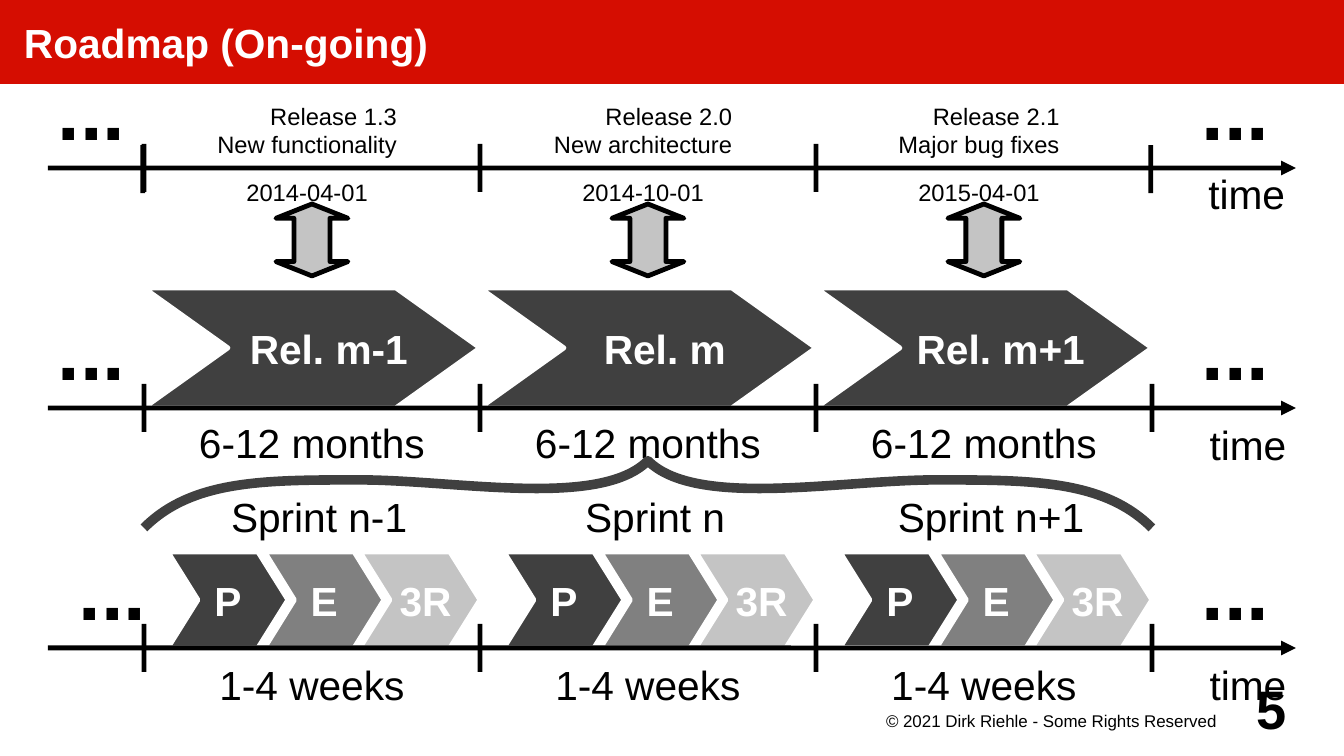
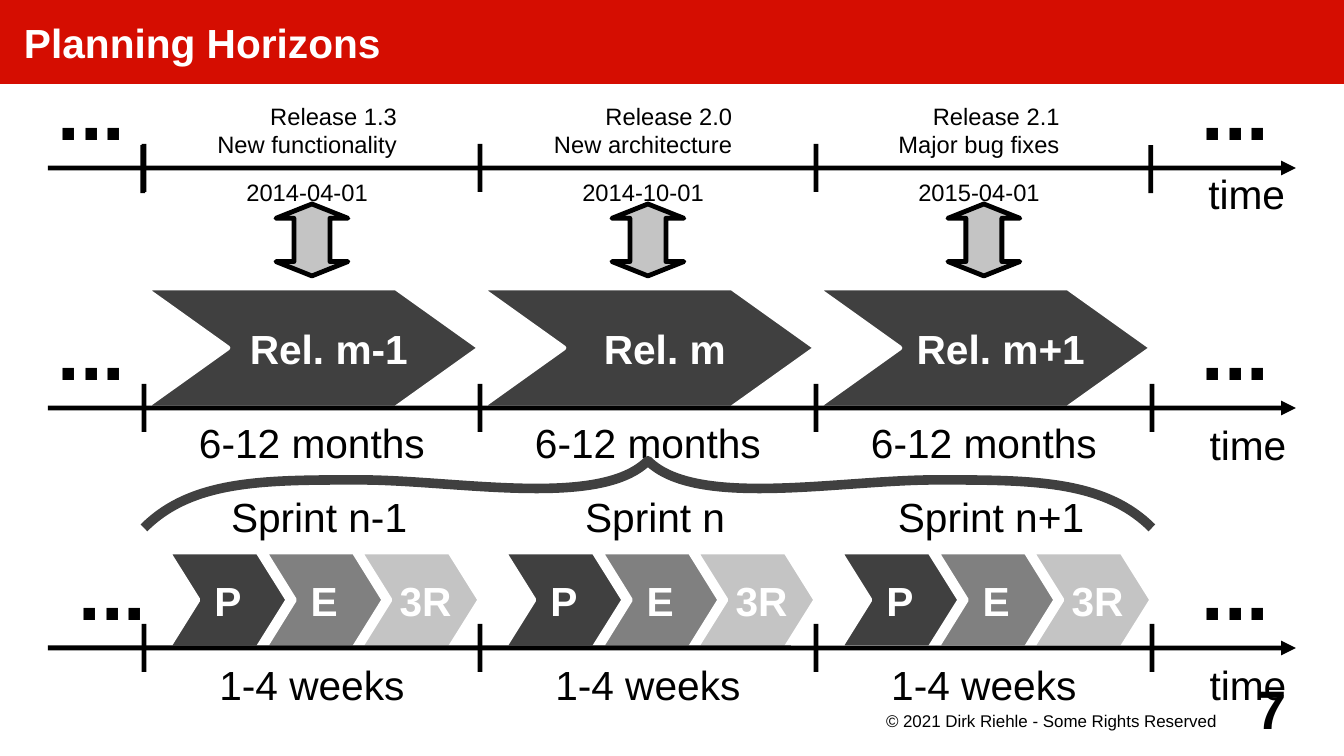
Before and after one commit to dirkriehle/amos-course, a slide deck: slide 7 of Lecture slides/AMOS D02 - Planning and Tracking.odp (slide 5 before the commit). Drawn at 1344x756 pixels with LibreOffice and Linux fonts; fonts in the diff are those of the drawing. Boxes give left, top, right and bottom in pixels: in the first picture for what was removed or moved away, otherwise in the second. Text is boxed around its words. In the diff, an @@ line names an element or a change of style, - is before the commit and + after.

```diff
--- a/Lecture slides/AMOS D02 - Planning and Tracking.odp
+++ b/Lecture slides/AMOS D02 - Planning and Tracking.odp
@@ title at [24,28,381,65]: text changed @@
-Roadmap (On-going)
+Planning Horizons
@@ page number at [1257,687,1287,729]: text changed @@
-5
+7
```
Also in this commit, not shown: 7 slides added, 15 other files.
